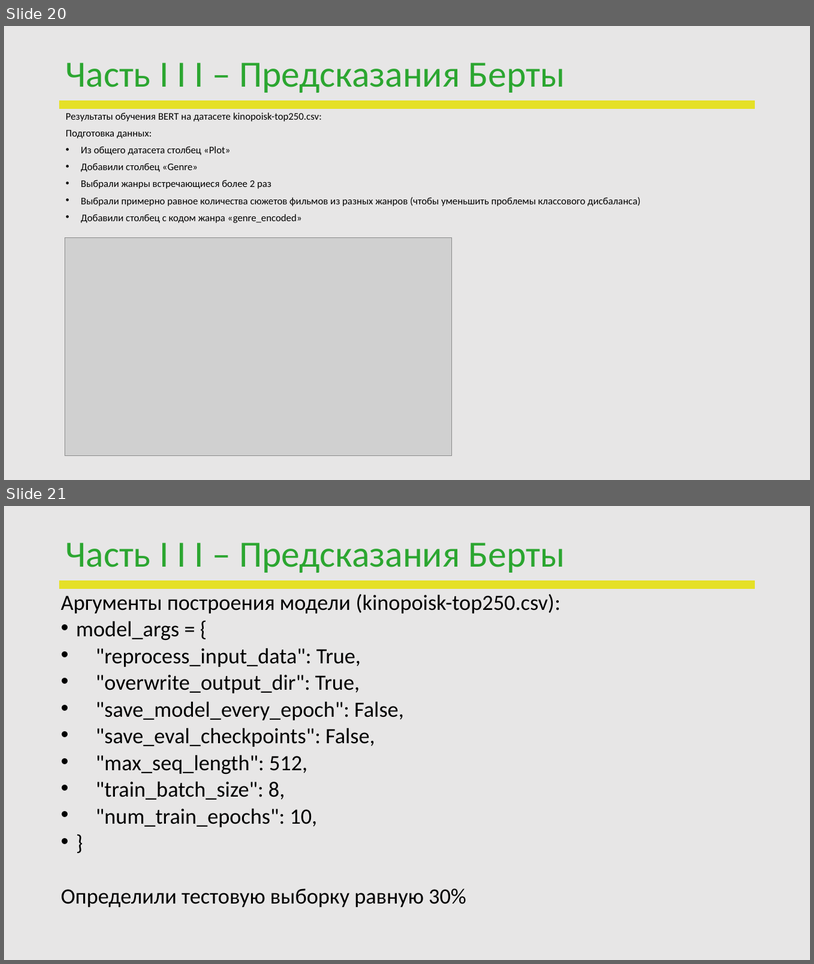
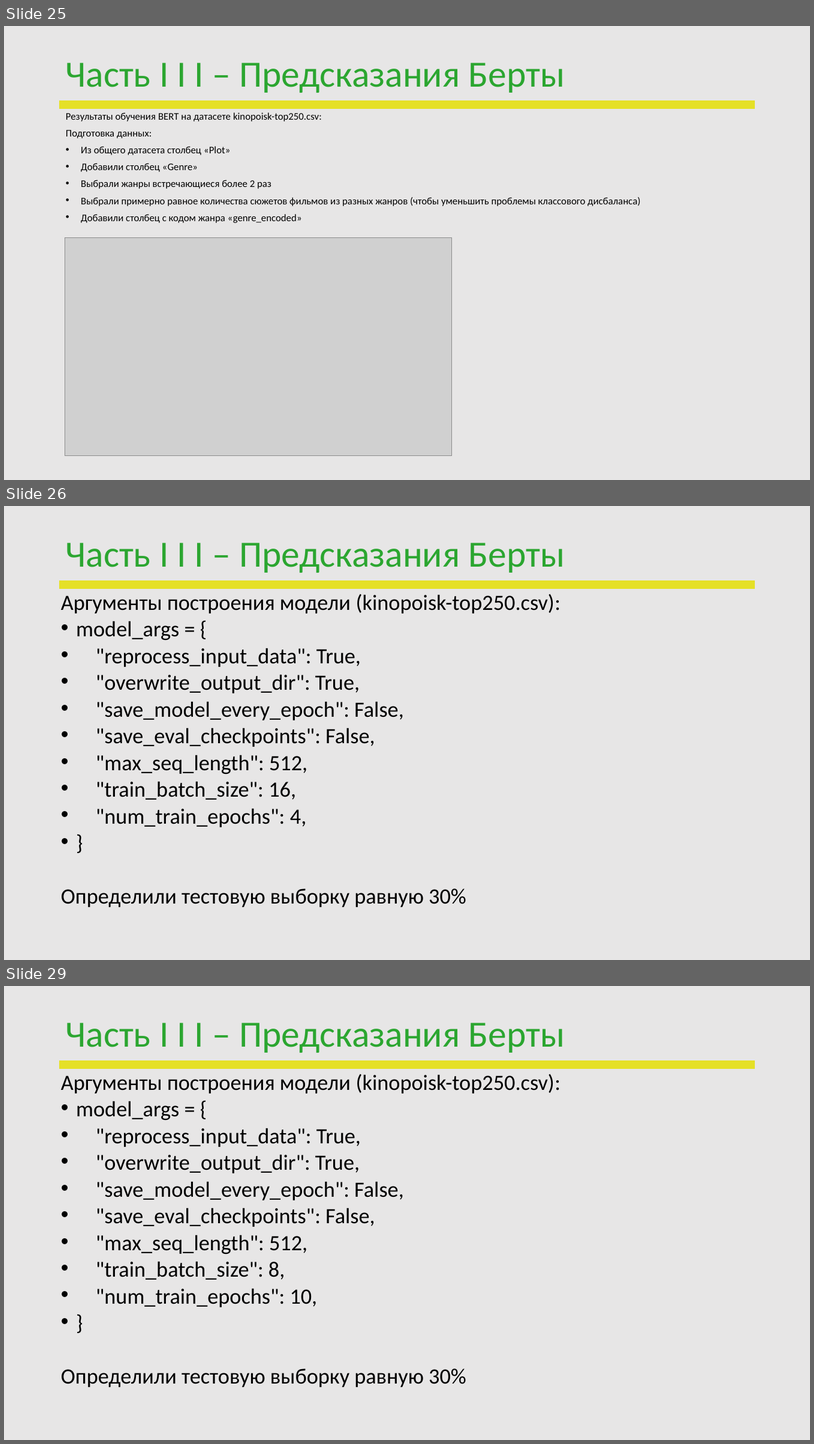
Before and after one commit to PavelVNovikov/DS_april_2022, a slide deck: Diplom/ПЕРЕЗАПУСК_DS_Novikov.pptx. Shown one above the other, each under a label of ours: slides 20 and 21 before the commit, slides 25, 26 and 29 after it; the slides between them are not shown. The pictures are 814x964 and 814x1444 pixels, drawn with LibreOffice and Linux fonts; fonts in the diff are those of the drawing; grey boxes stand for pictures; background and template pictures are left out. Boxes give left, top, right and bottom in pixels: in the first picture for what was removed or moved away, otherwise in the second. Text is boxed around its words. In the diff, an @@ line names an element or a change of style, - is before the commit and + after.

Commit message:
dpl

```diff
--- a/Diplom/ПЕРЕЗАПУСК_DS_Novikov.pptx
+++ b/Diplom/ПЕРЕЗАПУСК_DS_Novikov.pptx
@@ slide 26 added at box(4, 506, 810, 960), background #E7E6E6; not listed: 1 template element that a slide beside it also shows @@
@@ title added at box(65, 543, 565, 573), 44 pt, text #2BA630 @@
+Часть I I I – Предсказания Берты
@@ text added at box(61, 594, 561, 907), 25.9 pt, text #000000 @@
+Аргументы построения модели (kinopoisk-top250.csv):
+• model_args = {
+• "reprocess_input_data": True,
+• "overwrite_output_dir": True,
+• "save_model_every_epoch": False,
+• "save_eval_checkpoints": False,
+• "max_seq_length": 512,
+• "train_batch_size": 16,
+• "num_train_epochs": 4,
+• }
+Определили тестовую выборку равную 30%
@@ what was slide 20 is now slide 25 @@
@@ what was slide 21 is now slide 29 @@
```
Also in this commit, not shown: 7 other slides added.
